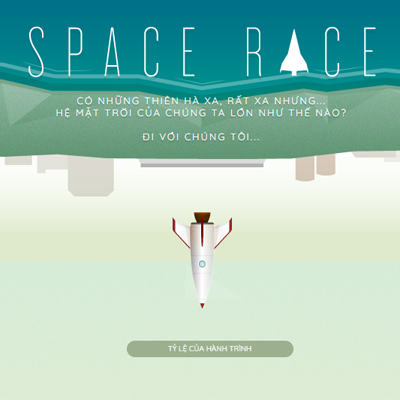
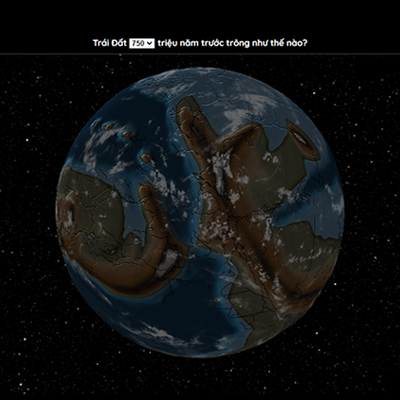
Layers edited between the first and the second 400 x 400 image:
added layer "trai-dat-750-trieu-nam-truoc-trong-nhu-the-nao" above "Layer 4" over [0, 31, 400, 396]
hid "Layer 4" over [0, 0, 400, 400]
showed "Layer 3" over [0, 0, 400, 400]
